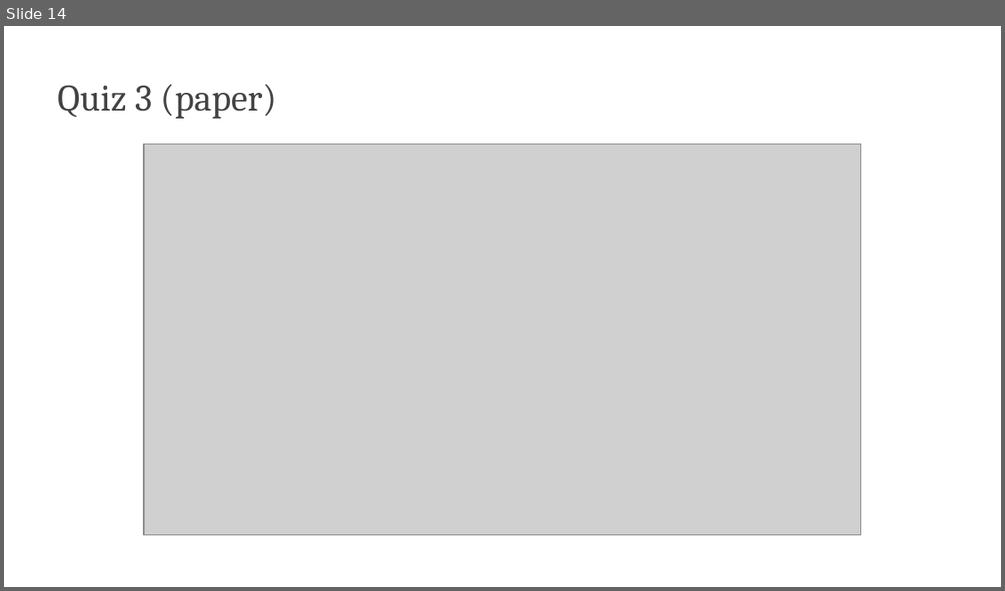
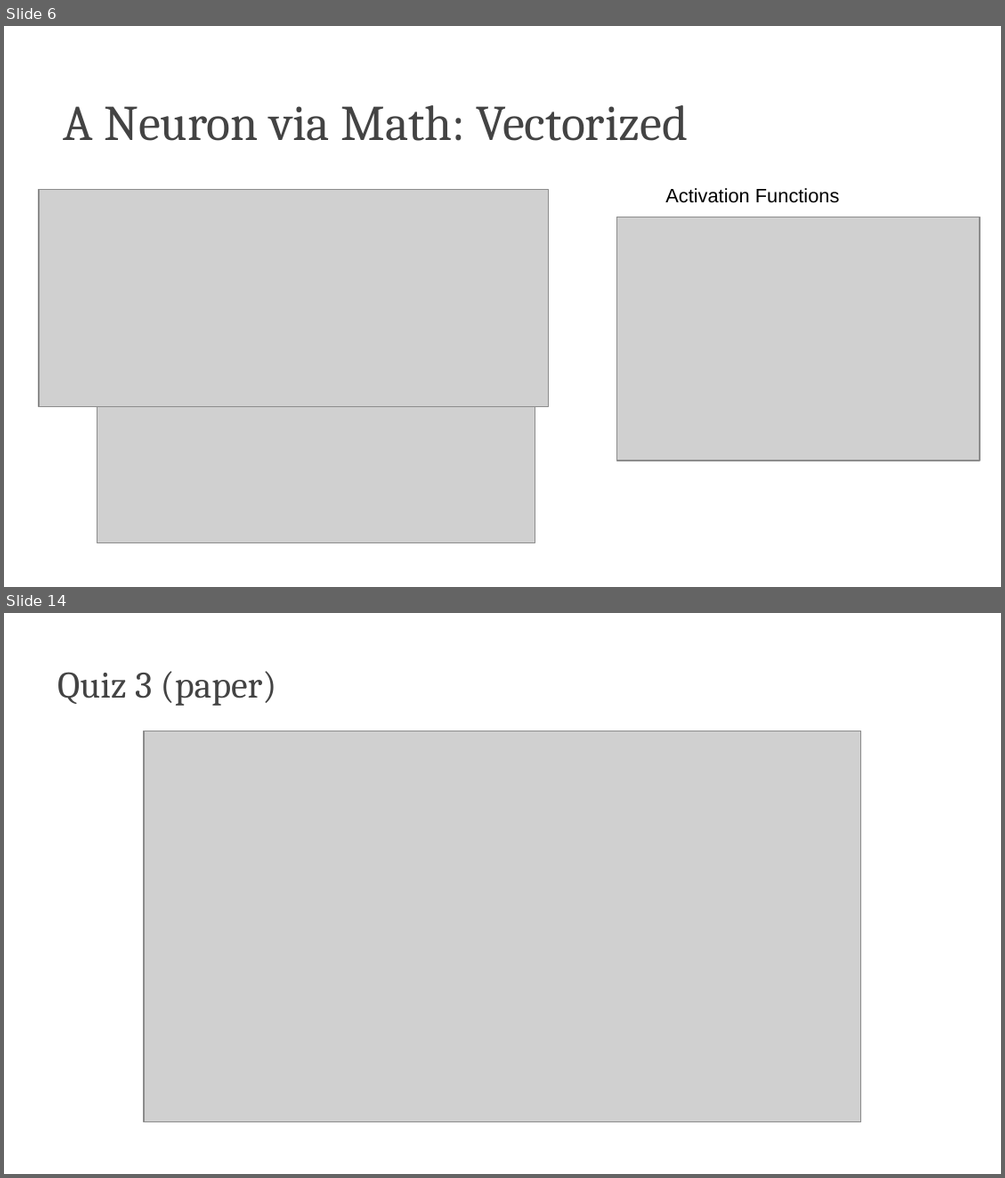
Before and after one commit to edavalosanaya/CSCI3495_NLP_LLMs_Student, a slide deck: weeks/week-05/class-02/lecture/slides.pptx. Shown one above the other, each under a label of ours: slide 14 before the commit, slides 6 and 14 after it; the slides between them are not shown. The pictures are 1005x591 and 1005x1178 pixels, drawn with LibreOffice and Linux fonts; fonts in the diff are those of the drawing; grey boxes stand for pictures; background and template pictures are left out. Boxes give left, top, right and bottom in pixels: in the first picture for what was removed or moved away, otherwise in the second. Text is boxed around its words. In the diff, an @@ line names an element or a change of style, - is before the commit and + after.

```diff
--- a/weeks/week-05/class-02/lecture/slides.pptx
+++ b/weeks/week-05/class-02/lecture/slides.pptx
@@ slide 6 added at [4,26,1001,587], background #FFFFFF @@
@@ title added at [64,105,688,141], 36 pt, text #434343 @@
+A Neuron via Math: Vectorized
@@ picture added at [39,190,549,406] @@
@@ text added at [665,188,840,203], 14 pt, text #000000 @@
+Activation Functions
@@ picture added at [616,217,979,460] @@
@@ picture added at [97,407,535,542] @@
```
Also in this commit, not shown: 1 slide changed, 12 other slides added, 14 slides removed, 35 other files.
